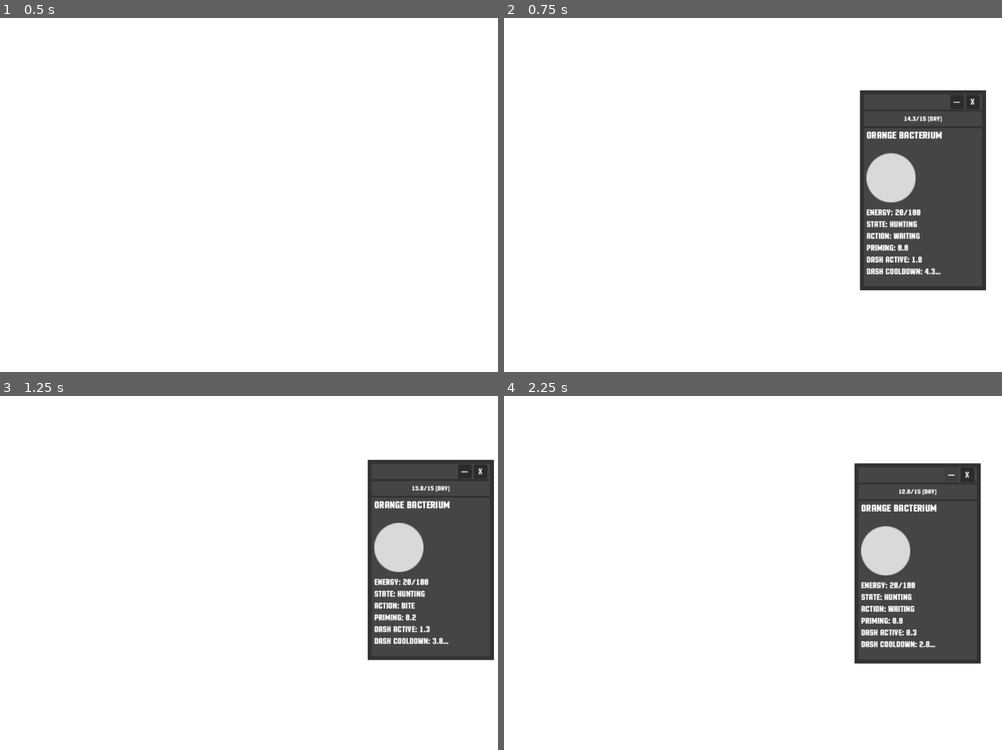
Above: before the commit, frames 1-4 (two rows, left to right).
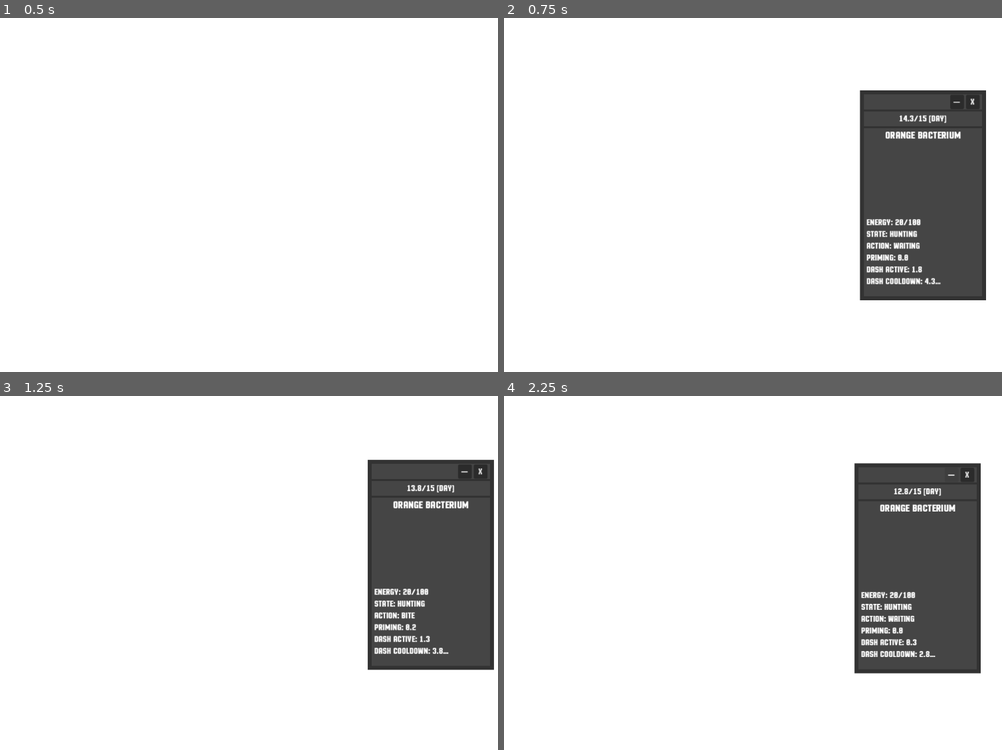
Above: after the commit, the same moments.

Repository: blekki/Bacteriostat
Game: Godot game, scene res://src/bacteriostat/bacteriostat.tscn
Same seed, same stepped clock (60 frames per second), same inputs: the game is played once before the commit and once after it.
Inputs (mouse positions are in pixels of both pictures, inside the frame that each line leads up to):
- Up to frame 1 (0.5 s): no input
- Up to frame 2 (0.75 s): tap Enter at 0.5 s; drag from (623, 205) to (738, 138) at 0.52 s
- Up to frame 3 (1.25 s): no input
- Up to frame 4 (2.25 s): click "—" at 1.25 s; click "—" at 2 s

Frame 1 is identical in both runs. In frame 2, 3.6% of the frame differs, in the area x 71-97%, y 27-80%; in frame 3, 3.6%, in the area x 73-100%, y 25-78%; in frame 4, 3.6%.

Commit message:
Visual update:
- Replace default old texture with new one.
- HUD can shows the texture of an "unknown object".
- Add new texture to [EnergyCell].
- Also set random rotation in [_ready] to [EnergyCell].

Diff:
--- a/assets/Ellipse 1.svg
+++ /dev/null
@@ -1,3 +0,0 @@
-<svg xmlns="http://www.w3.org/2000/svg" width="64" height="64" fill="none" viewBox="0 0 64 64">
-  <circle cx="32" cy="32" r="32" fill="#D9D9D9"/>
-</svg>
--- a/src/energy_cell/energy_cell.gd
+++ b/src/energy_cell/energy_cell.gd
@@ -8,7 +8,7 @@
 	super()
 	max_energy = 25
 	energy = _random.randi_range(5, 12)
-	# todo: set texture
+	rotation = _random.randf_range(-PI, PI)
 
 func _physics_process(delta: float) -> void:
 	super(delta)	# default physics
--- a/src/energy_cell/energy_cell.tscn
+++ b/src/energy_cell/energy_cell.tscn
@@ -2,10 +2,22 @@
 
 [ext_resource type="PackedScene" uid="uid://bo1y1apxgdai4" path="res://src/entity/entity.tscn" id="1_3a1qc"]
 [ext_resource type="Script" uid="uid://bs6qv8dqtkfbu" path="res://src/energy_cell/energy_cell.gd" id="2_bjre1"]
+[ext_resource type="Texture2D" uid="uid://dtusbqm3pryvq" path="res://assets/grass_energy_cell.png" id="3_v5jjv"]
 
 [node name="EnergyCell" unique_id=1553382449 instance=ExtResource("1_3a1qc")]
 scale = Vector2(0.2, 0.2)
 script = ExtResource("2_bjre1")
 
 [node name="Texture" parent="." index="0" unique_id=314057492]
-self_modulate = Color(0.37981972, 0.8739389, 0.3236056, 1)
+self_modulate = Color(0.35453427, 1, 0.58993244, 1)
+position = Vector2(0, 4.9999995)
+texture = ExtResource("3_v5jjv")
+
+[node name="Lumi" parent="." index="1" unique_id=1960966770]
+visible = false
+
+[node name="Collision" parent="." index="2" unique_id=299581857]
+scale = Vector2(1.5, 1.5)
+
+[node name="ClickableCollision" parent="ClickableArea" parent_id_path=PackedInt32Array(1380816360) index="0" unique_id=186964460]
+scale = Vector2(1.5, 1.5)
--- a/src/entity/entity.tscn
+++ b/src/entity/entity.tscn
@@ -1,7 +1,9 @@
 [gd_scene format=3 uid="uid://bo1y1apxgdai4"]
 
 [ext_resource type="Script" uid="uid://dwxwe6rtv1hsb" path="res://src/entity/entity.gd" id="1_jrrsu"]
-[ext_resource type="Texture2D" uid="uid://dx5eawmxmsgpv" path="res://assets/Ellipse 1.svg" id="2_jsgn5"]
+
+[sub_resource type="CanvasItemMaterial" id="CanvasItemMaterial_jrrsu"]
+light_mode = 1
 
 [sub_resource type="CircleShape2D" id="CircleShape2D_v5jjv"]
 radius = 32.0
@@ -14,10 +16,11 @@
 collision_layer = 4
 collision_mask = 5
 script = ExtResource("1_jrrsu")
-metadata/_edit_group_ = true
 
 [node name="Texture" type="Sprite2D" parent="." unique_id=314057492]
-texture = ExtResource("2_jsgn5")
+
+[node name="Lumi" type="Sprite2D" parent="." unique_id=1960966770]
+material = SubResource("CanvasItemMaterial_jrrsu")
 
 [node name="Collision" type="CollisionShape2D" parent="." unique_id=299581857]
 visible = false
--- a/src/hud/hud.gd
+++ b/src/hud/hud.gd
@@ -10,19 +10,21 @@
 var _info_label: Label = null
 
 # parameters
+var _default_picture: Texture2D = preload("res://assets/unknown-64x64.png")
 var _tracked_object: Entity = null
 var _is_hide_button_active: bool = false
 
 # <> methods <>
 func _ready():
+	Singlton.click_on_object.connect(_on_click_on_object)
+	Singlton.remove_object.connect(_on_remove_object)
+
 	_time_season_label = $InfoPanel/PanelContainer/VBoxContainer/TimeSeasonPanel/SeasonInfo
 	var _object_vbox: VBoxContainer = $InfoPanel/PanelContainer/VBoxContainer/ObjectPanel/VBox
 	_name_label   = _object_vbox.get_node("ObjectName")
 	_texture_rect = _object_vbox.get_node("ObjectTexture")
 	_info_label   = _object_vbox.get_node("ObjectParameters")
 
-	Singlton.click_on_object.connect(_on_click_on_object)
-	Singlton.remove_object.connect(_on_remove_object)
 	_info_panel.hide()
 
 func _process(_delta: float):
@@ -48,6 +50,7 @@
 # <> text changing <>
 func _print_empty_page():
 	_name_label.text = "Undefined"
+	_texture_rect.texture = _default_picture
 	_info_label.text  = "energy: ?\n"
 	_info_label.text += "state: ?\n"
 	_info_label.text += "priming: ?\n"
--- a/src/hud/hud.tscn
+++ b/src/hud/hud.tscn
@@ -3,11 +3,9 @@
 [ext_resource type="Theme" uid="uid://2p8lo5yetkjn" path="res://assets/styles/hud_panels/text.tres" id="1_7hkyr"]
 [ext_resource type="Script" uid="uid://d22pe2btl3reo" path="res://src/hud/hud.gd" id="1_t0re6"]
 [ext_resource type="Script" uid="uid://b1pg4k3wc4xvx" path="res://src/hud/info_panel.gd" id="3_8ej7y"]
-[ext_resource type="Texture2D" uid="uid://dx5eawmxmsgpv" path="res://assets/Ellipse 1.svg" id="3_ony6l"]
 [ext_resource type="StyleBox" uid="uid://cb38ubdeevb32" path="res://assets/styles/hud_panels/panel.tres" id="4_cs14m"]
 [ext_resource type="StyleBox" uid="uid://stm7p1c6caiv" path="res://assets/styles/hud_panels/daughter_panel.tres" id="5_7hkyr"]
-
-[sub_resource type="CanvasItemMaterial" id="CanvasItemMaterial_uwgws"]
+[ext_resource type="Texture2D" uid="uid://dg8m8hpg87ty4" path="res://assets/unknown-64x64.png" id="6_7hkyr"]
 
 [sub_resource type="RectangleShape2D" id="RectangleShape2D_8ej7y"]
 size = Vector2(182, 39)
@@ -31,7 +29,6 @@
 rect = Rect2(-8, -8, 256, 48)
 
 [node name="PanelContainer" type="PanelContainer" parent="InfoPanel" unique_id=497167825]
-material = SubResource("CanvasItemMaterial_uwgws")
 clip_contents = true
 anchors_preset = 10
 anchor_right = 1.0
@@ -95,7 +92,7 @@
 [node name="SeasonInfo" type="Label" parent="InfoPanel/PanelContainer/VBoxContainer/TimeSeasonPanel" unique_id=251209976]
 custom_minimum_size = Vector2(0, 24)
 layout_mode = 2
-theme_override_font_sizes/font_size = 16
+theme_override_font_sizes/font_size = 20
 text = "time season"
 horizontal_alignment = 1
 vertical_alignment = 1
@@ -119,16 +116,19 @@
 layout_mode = 2
 theme_override_font_sizes/font_size = 24
 text = "object name"
+horizontal_alignment = 1
 autowrap_mode = 3
 clip_text = true
 text_overrun_behavior = 5
 uppercase = true
 
 [node name="ObjectTexture" type="TextureRect" parent="InfoPanel/PanelContainer/VBoxContainer/ObjectPanel/VBox" unique_id=1031743290]
-custom_minimum_size = Vector2(100, 100)
+custom_minimum_size = Vector2(120, 120)
 layout_mode = 2
-size_flags_horizontal = 0
-texture = ExtResource("3_ony6l")
+size_flags_horizontal = 4
+size_flags_vertical = 4
+texture = ExtResource("6_7hkyr")
+expand_mode = 1
 
 [node name="ObjectParameters" type="Label" parent="InfoPanel/PanelContainer/VBoxContainer/ObjectPanel/VBox" unique_id=1453492340]
 custom_minimum_size = Vector2(0, 160)
Binary file added: assets/grass_energy_cell.png
Not shown, changed: assets/grass_energy_cell.png.import
Binary file added: assets/unknown-64x64.png
Not shown, added: assets/unknown-64x64.png.import
